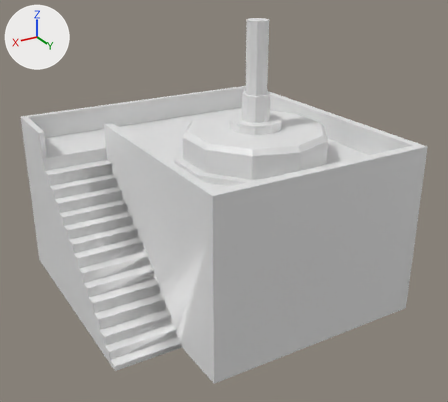
What one commit did to the FBX model Assets/Art/Models/SatelliteBuilding.fbx.
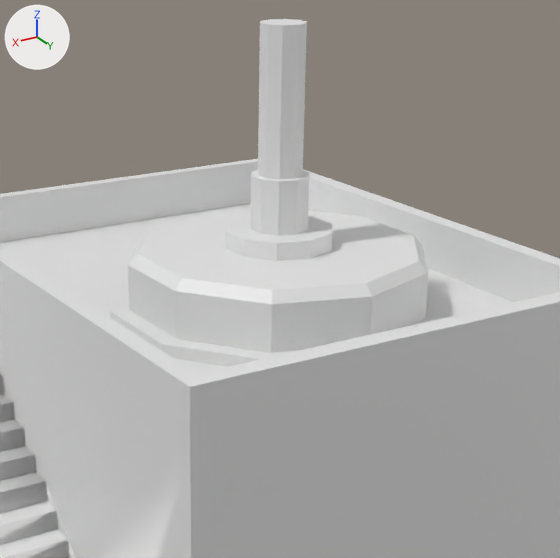
There are two pictures of each version: one whole from a 50 mm camera at (1.97, 3.5, 2.38) aimed at (-0.04, 0.14, 0.71), one close up on the part from 27% to 87% of the width and 2% to 69% of the height. Arrows for +X, +Y and +Z are at upper left; the lights stay in place. Where no turn or scale is listed for an object, it has been applied to the vertices.

Script lines for the objects in view, before the commit:
```python
me_cube = bpy.data.meshes.new('Cube')
me_cube.from_pydata(...)  # 126 vertices, 92 faces; spans x -1.0..0.99, y -1.0..1.0, z 0.0..1.17
me_cube.materials.append(mat_material)  # white #e7e7e7
me_icosphere = bpy.data.meshes.new('Icosphere')
me_icosphere.from_pydata(...)  # 110 vertices, 102 faces; spans x -0.752..0.287, y -0.317..0.775, z 0.987..1.904
ob_cube = bpy.data.objects.new('Cube', me_cube)
ob_cube.location = (0.0, 0.0, 0.0)
ob_icosphere = bpy.data.objects.new('Icosphere', me_icosphere)
ob_icosphere.location = (0.0, 0.0, 0.0)
```
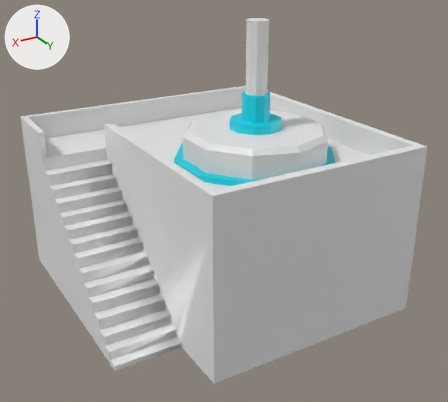
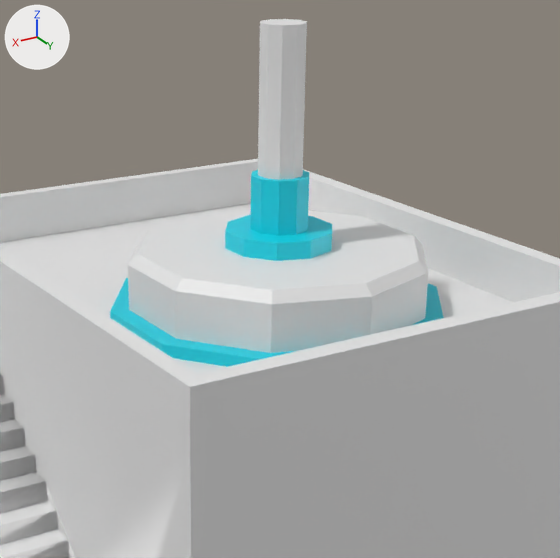
Commit message: Some material changes

The edits, one by one:
Material 'Material.002' (mat_material_002) is new.
Its base color is (0.0, 0.66, 0.8) (cyan #00d4e7).
Material 'Material.001' (mat_material_001) is new.
Its base color is (0.8, 0.8, 0.8) (white #e7e7e7).
me_icosphere has 110 vertices, 102 faces and spans x -0.752..0.287, y -0.317..0.775, z 0.987..1.904.
me_icosphere is used by ob_icosphere; location (0.0, 0.0, 0.0).
me_icosphere part 1: 60 of the faces centred in x -0.752..0.287, y -0.265..0.723, z 1.013..1.447 switch from no material to mat_material_002 (cyan #00d4e7).
me_icosphere now uses material mat_material_001 (white #e7e7e7).

Changed parts and their boxes [x1, y1, x2, y2] in the close-ups (560 x 558 px):
part 1 of me_icosphere, recoloured (white to cyan): [110, 170, 444, 367] in both
